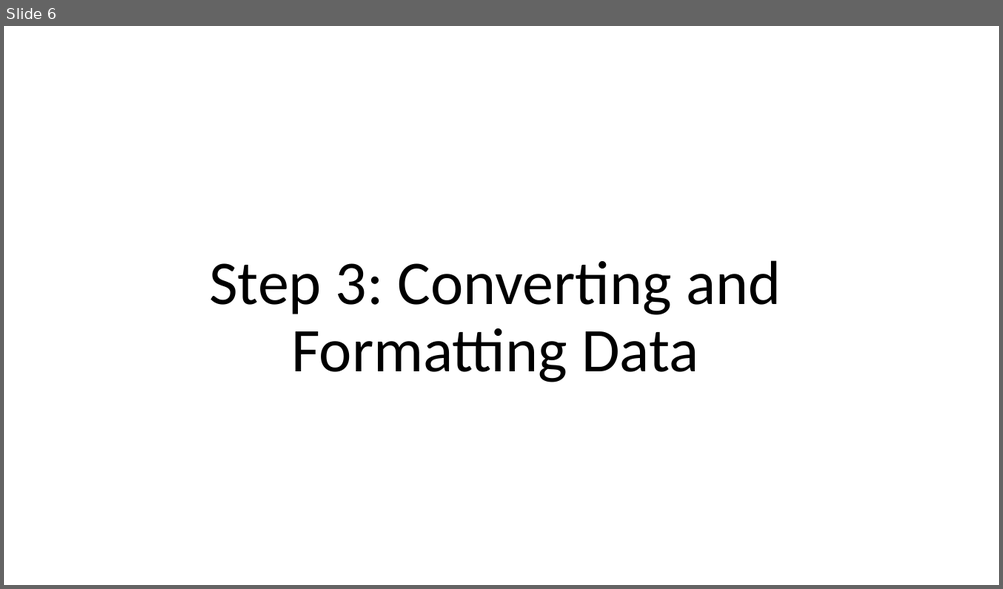
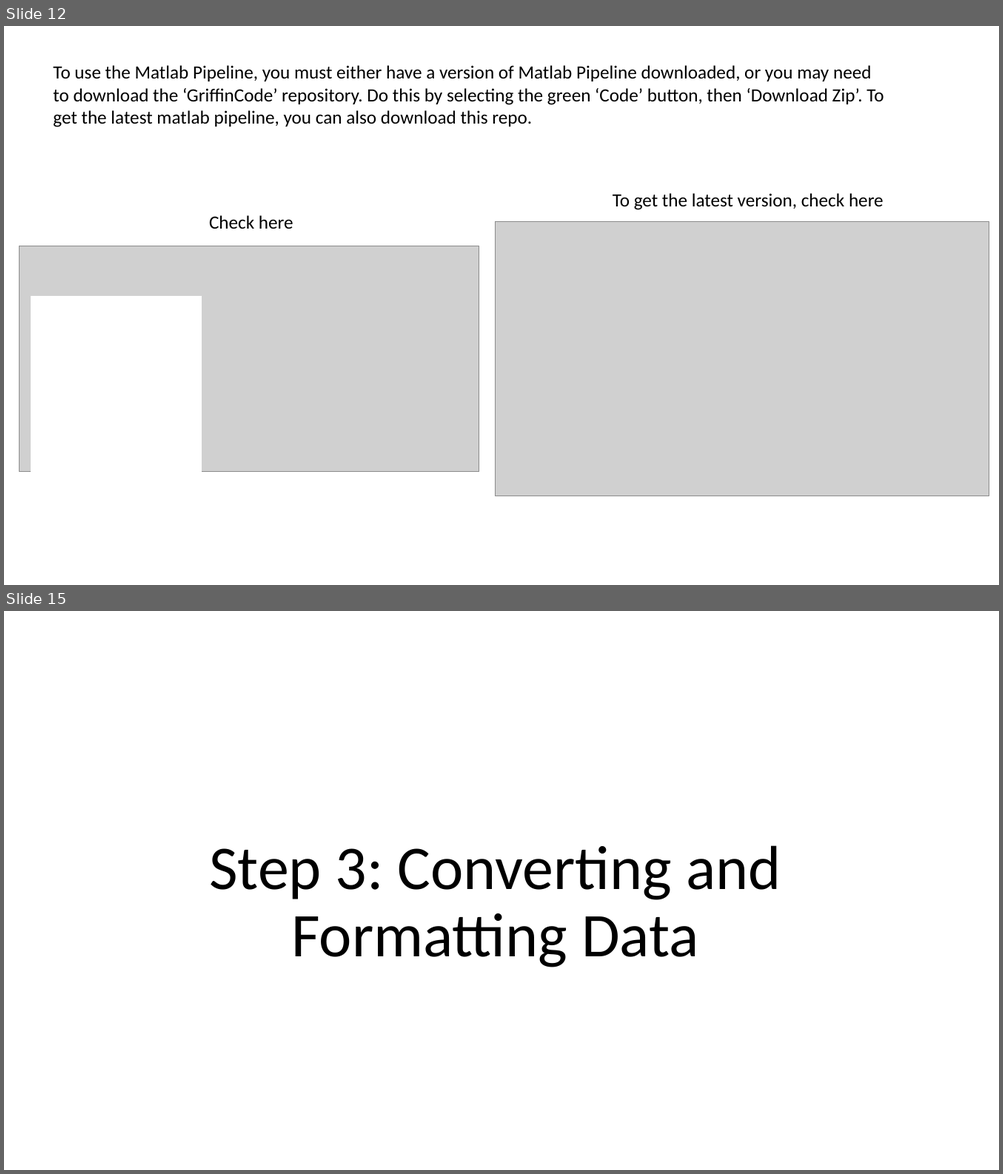
Before and after one commit to GriffinLabCode/GriffinCode, a slide deck: 1. Matlab Pipeline/Using the Matlab Pipeline.pptx. Shown one above the other, each under a label of ours: slide 6 before the commit, slides 12 and 15 after it; the slides between them are not shown. The pictures are 1003x589 and 1003x1174 pixels, drawn with LibreOffice and Linux fonts; fonts in the diff are those of the drawing; grey boxes stand for pictures. Boxes give left, top, right and bottom in pixels: in the first picture for what was removed or moved away, otherwise in the second. Text is boxed around its words. In the diff, an @@ line names an element or a change of style, - is before the commit and + after.

```diff
--- a/1. Matlab Pipeline/Using the Matlab Pipeline.pptx
+++ b/1. Matlab Pipeline/Using the Matlab Pipeline.pptx
@@ slide 12 added at box(4, 26, 999, 585), background #FFFFFF @@
@@ text added at box(53, 65, 883, 127), 18 pt, text #000000 @@
+To use the Matlab Pipeline, you must either have a version of Matlab Pipeline downloaded, or you may need to download the ‘GriffinCode’ repository. Do this by selecting the green ‘Code’ button, then ‘Download Zip’. To get the latest matlab pipeline, you can also download this repo.
@@ text added at box(612, 193, 883, 210), 18 pt, text #000000 @@
+To get the latest version, check here
@@ text added at box(209, 215, 293, 229), 18 pt, text #000000 @@
+Check here
@@ picture added at box(495, 221, 989, 497) @@
@@ picture added at box(20, 246, 479, 472) @@
@@ rectangle added at box(31, 297, 201, 472), fill #FFFFFF, outline #FFFFFF 1 pt @@
@@ what was slide 6 is now slide 15 @@
```
Also in this commit, not shown: 3 slides changed, 14 other slides added, 34 other files.
